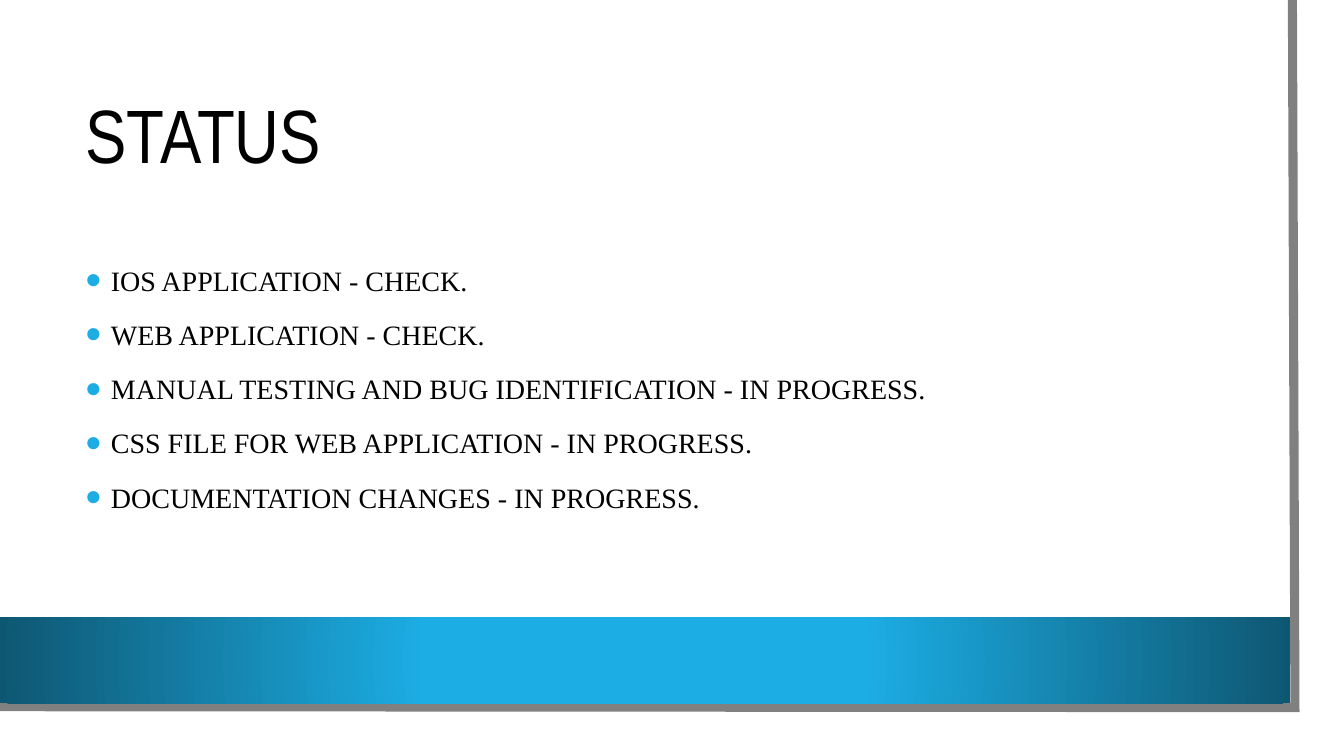
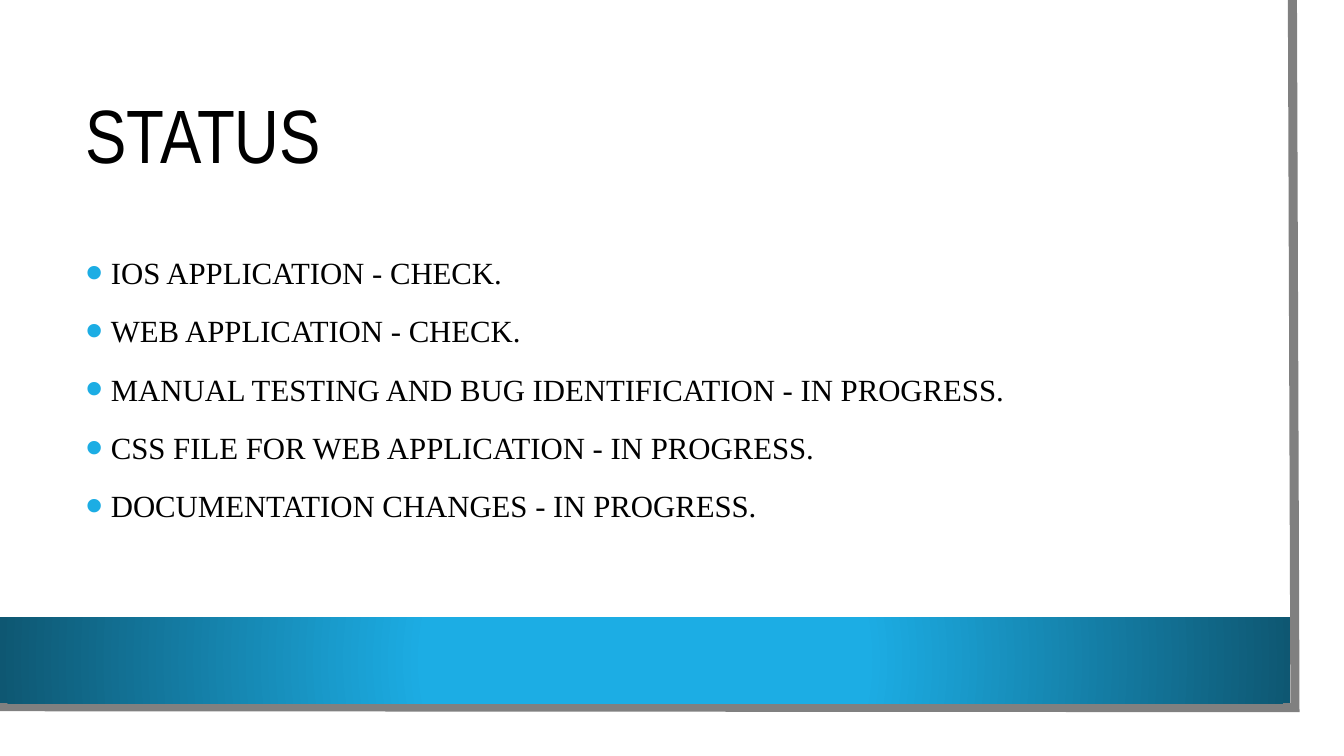
Before and after one commit to VamsiDevalla/Student-Attendance-Tracking, a slide deck: slide 17 of final ppt.pptx. Drawn at 1344x756 pixels with LibreOffice and Linux fonts; fonts in the diff are those of the drawing; background and template pictures are left out. Boxes give left, top, right and bottom in pixels: in the first picture for what was removed or moved away, otherwise in the second. Text is boxed around its words. In the diff, an @@ line names an element or a change of style, - is before the commit and + after.

```diff
--- a/final ppt.pptx
+++ b/final ppt.pptx
@@ text "IOS APPLICATION - CHECK." at [111,263,1004,518]: size 20 to 22 pt @@
```
Also in this commit, not shown: 3 other slides changed.
